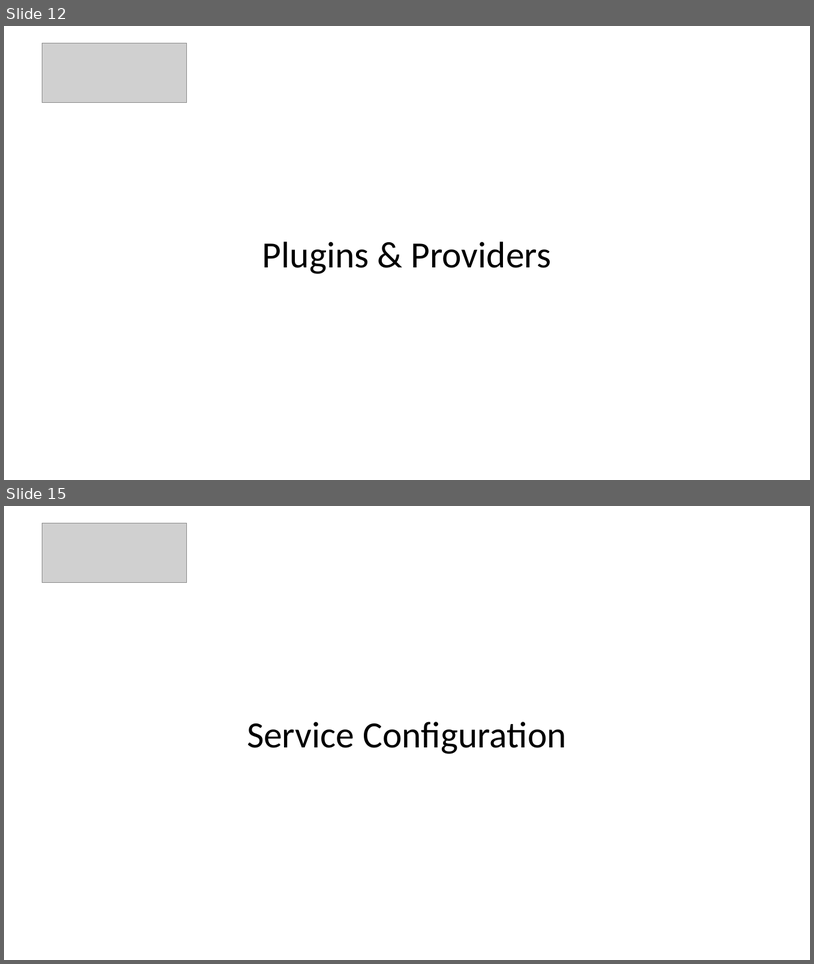
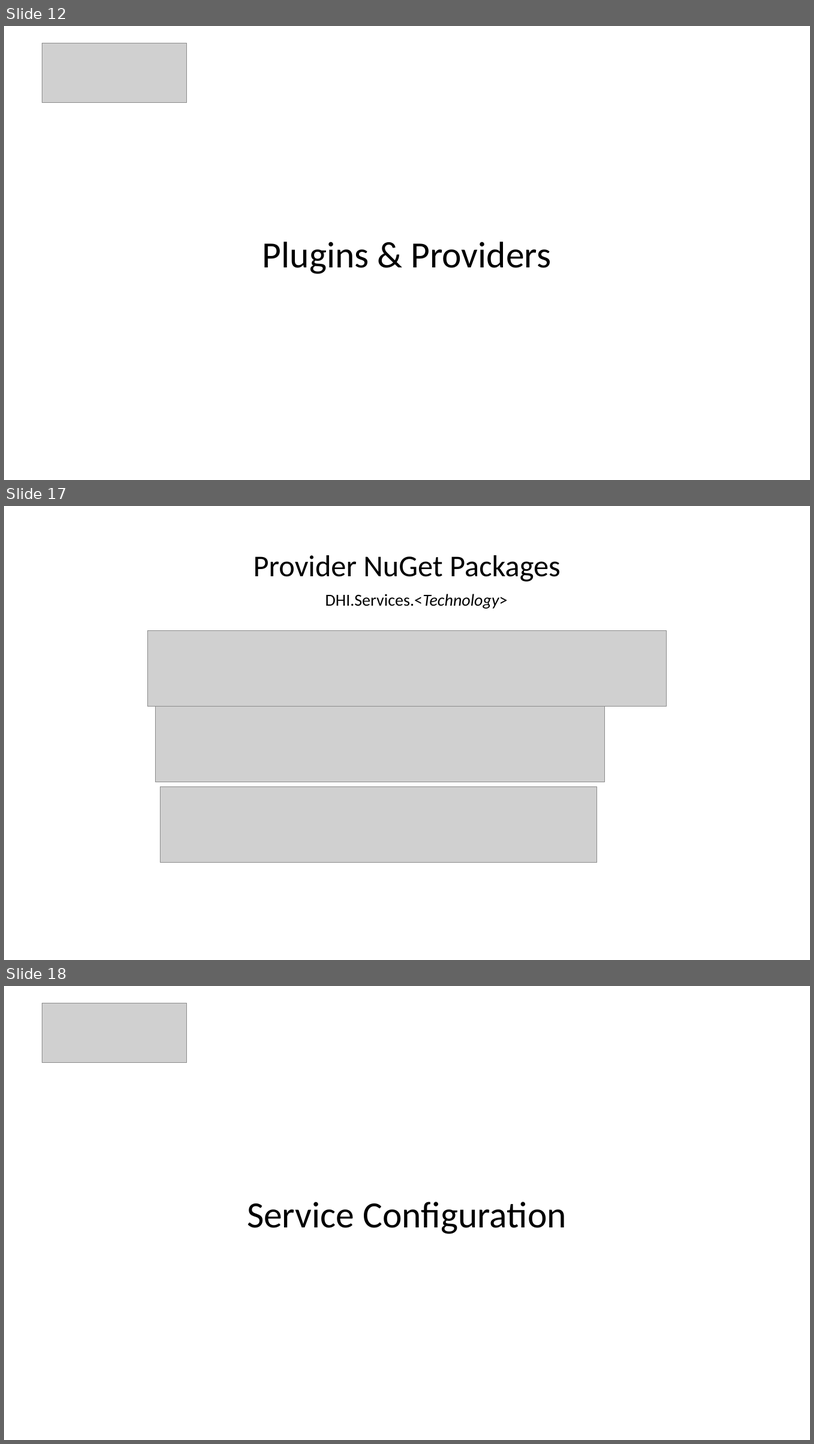
Before and after one commit to DHI/DomainServicesCourse, a slide deck: Presentations/DS-course-2-backend-basics.pptx. Shown one above the other, each under a label of ours: slides 12 and 15 before the commit, slides 12, 17 and 18 after it; the slides between them are not shown. The pictures are 814x964 and 814x1444 pixels, drawn with LibreOffice and Linux fonts; fonts in the diff are those of the drawing; grey boxes stand for pictures. Boxes give left, top, right and bottom in pixels: in the first picture for what was removed or moved away, otherwise in the second. Text is boxed around its words. In the diff, an @@ line names an element or a change of style, - is before the commit and + after.

```diff
--- a/Presentations/DS-course-2-backend-basics.pptx
+++ b/Presentations/DS-course-2-backend-basics.pptx
@@ slide 17 added at (4, 506, 810, 960), background #FFFFFF @@
@@ text added at (254, 555, 561, 582), 36 pt, text #000000 @@
+Provider NuGet Packages
@@ text added at (326, 594, 508, 609), 20 pt, text #000000 @@
+DHI.Services.<Technology>
@@ picture added at (147, 631, 667, 706) @@
@@ picture added at (156, 706, 605, 782) @@
@@ picture added at (160, 787, 597, 862) @@
@@ what was slide 15 is now slide 18 @@
```
Also in this commit, not shown: 9 slides changed, 8 other slides added, 5 slides removed, 1 other file.
